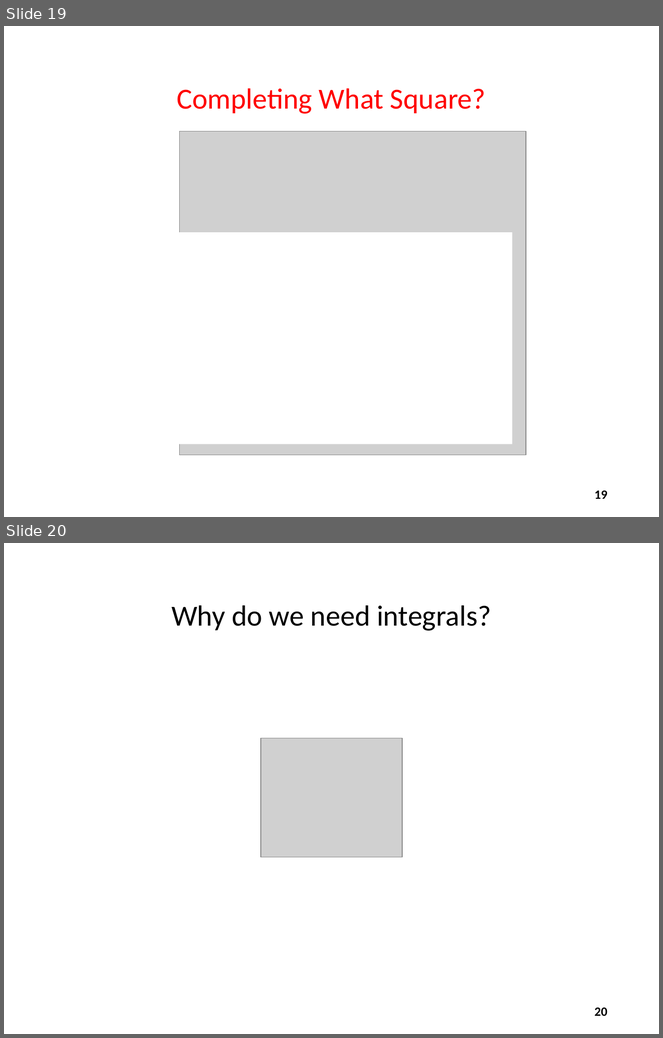
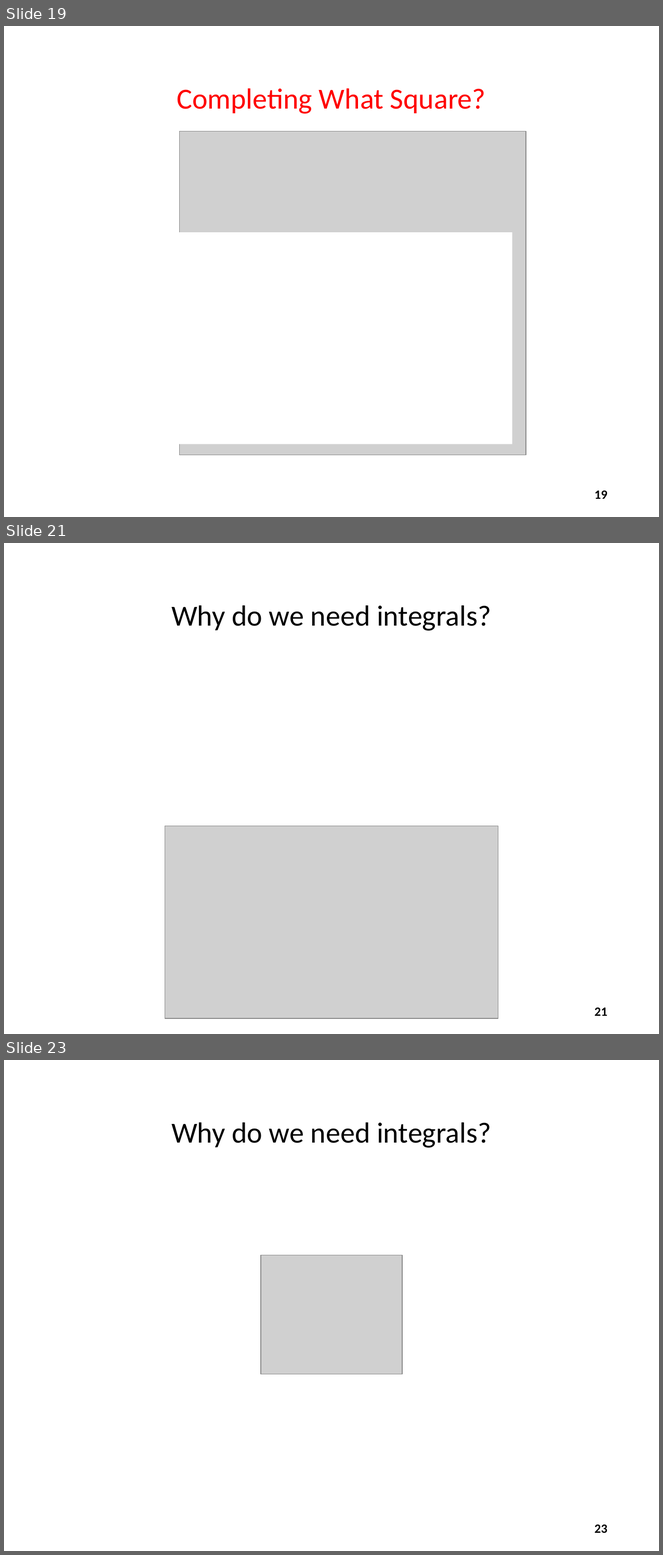
Before and after one commit to dbiersach/scicomp101, a slide deck: Session 05 - Square Roots and Areas/Session 05 - Square Roots and Areas.pptx. Shown one above the other, each under a label of ours: slides 19 and 20 before the commit, slides 19, 21 and 23 after it; the slides between them are not shown. The pictures are 663x1038 and 663x1555 pixels, drawn with LibreOffice and Linux fonts; fonts in the diff are those of the drawing; grey boxes stand for pictures. Boxes give left, top, right and bottom in pixels: in the first picture for what was removed or moved away, otherwise in the second. Text is boxed around its words. In the diff, an @@ line names an element or a change of style, - is before the commit and + after.

Commit message:
Update integral slides

```diff
--- a/Session 05 - Square Roots and Areas/Session 05 - Square Roots and Areas.pptx
+++ b/Session 05 - Square Roots and Areas/Session 05 - Square Roots and Areas.pptx
@@ slide 21 added at box(4, 543, 659, 1034), background #FFFFFF @@
@@ title added at box(171, 605, 491, 631), 32 pt, text #000000 @@
+Why do we need integrals?
@@ picture added at box(165, 826, 499, 1019) @@
@@ page number added at box(595, 1008, 608, 1016), 14 pt, text #000000, bold @@
+21
@@ what was slide 20 is now slide 23 @@
@@ page number at box(595, 1525, 608, 1533): text changed @@
-20
+23
```
Also in this commit, not shown: 1 slide changed, 2 other slides added.
